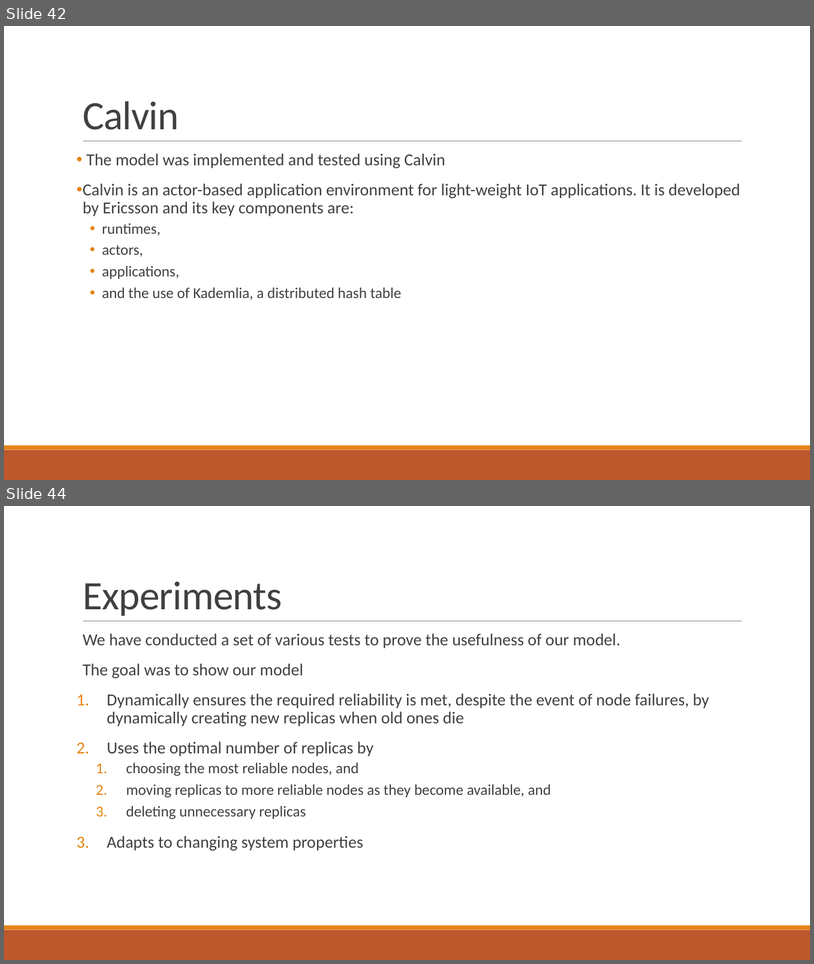
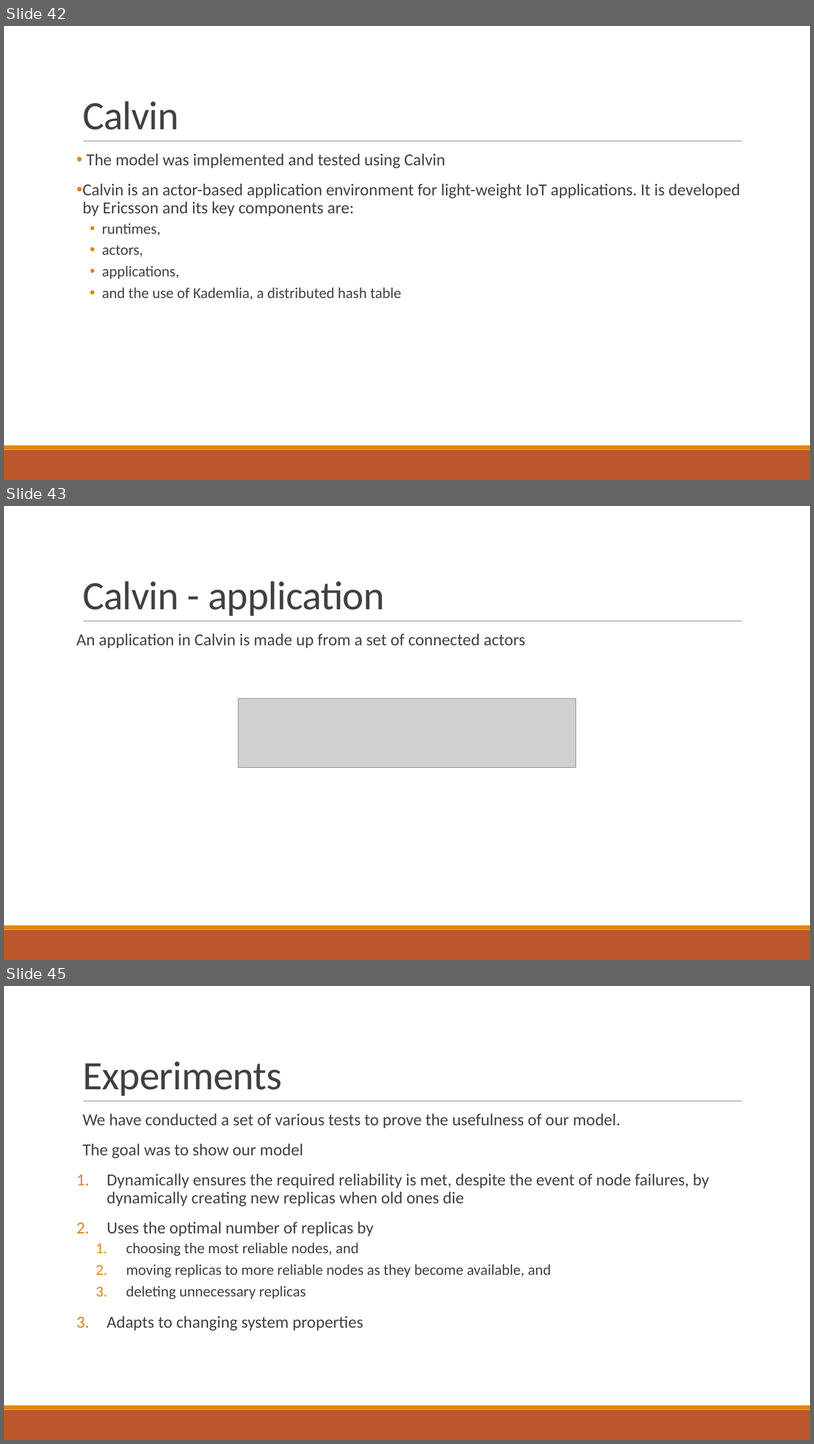
Before and after one commit to PStahl/master_thesis, a slide deck: presentation/presentation2.pptx. Shown one above the other, each under a label of ours: slides 42 and 44 before the commit, slides 42, 43 and 45 after it; the slides between them are not shown. The pictures are 814x964 and 814x1444 pixels, drawn with LibreOffice and Linux fonts; fonts in the diff are those of the drawing; grey boxes stand for pictures. Boxes give left, top, right and bottom in pixels: in the first picture for what was removed or moved away, otherwise in the second. Text is boxed around its words. In the diff, an @@ line names an element or a change of style, - is before the commit and + after.

```diff
--- a/presentation/presentation2.pptx
+++ b/presentation/presentation2.pptx
@@ slide 43 added at [4, 506, 810, 960], background #FFFFFF; not listed: 3 template elements that a slide beside it also shows @@
@@ title added at [83, 581, 385, 616], 48 pt, text #404040 @@
+Calvin - application
@@ text added at [77, 633, 525, 648], 20 pt, text #404040 @@
+An application in Calvin is made up from a set of connected actors
@@ picture added at [239, 699, 576, 768] @@
@@ what was slide 44 is now slide 45 @@
```
Also in this commit, not shown: 4 slides changed.
